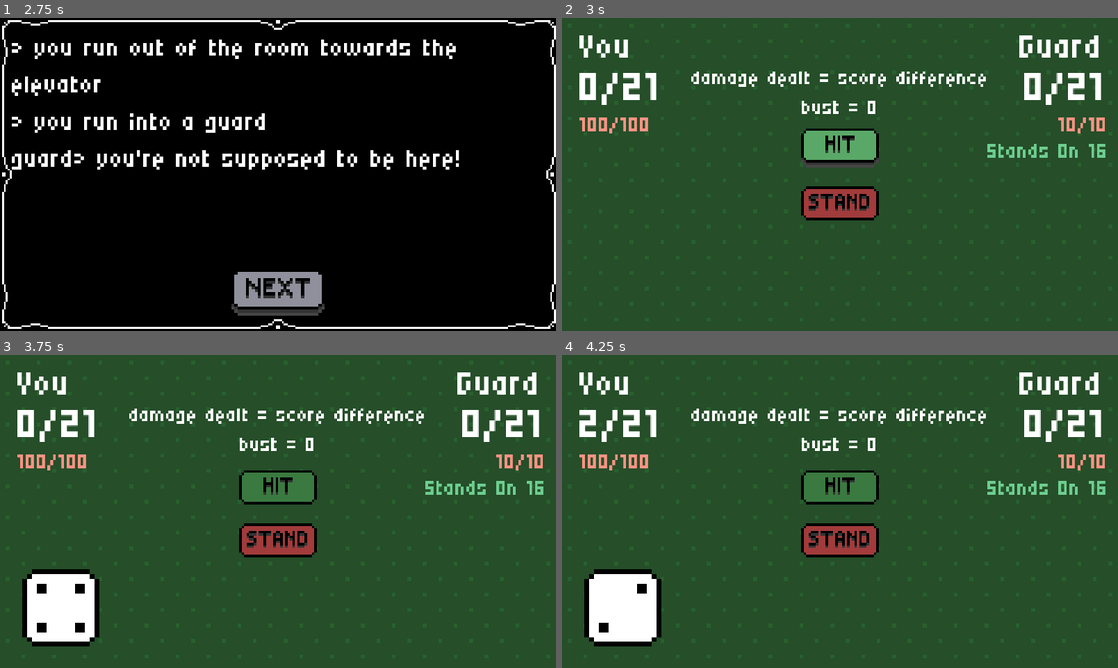
Above: before the commit, frames 1-4 (two rows, left to right).
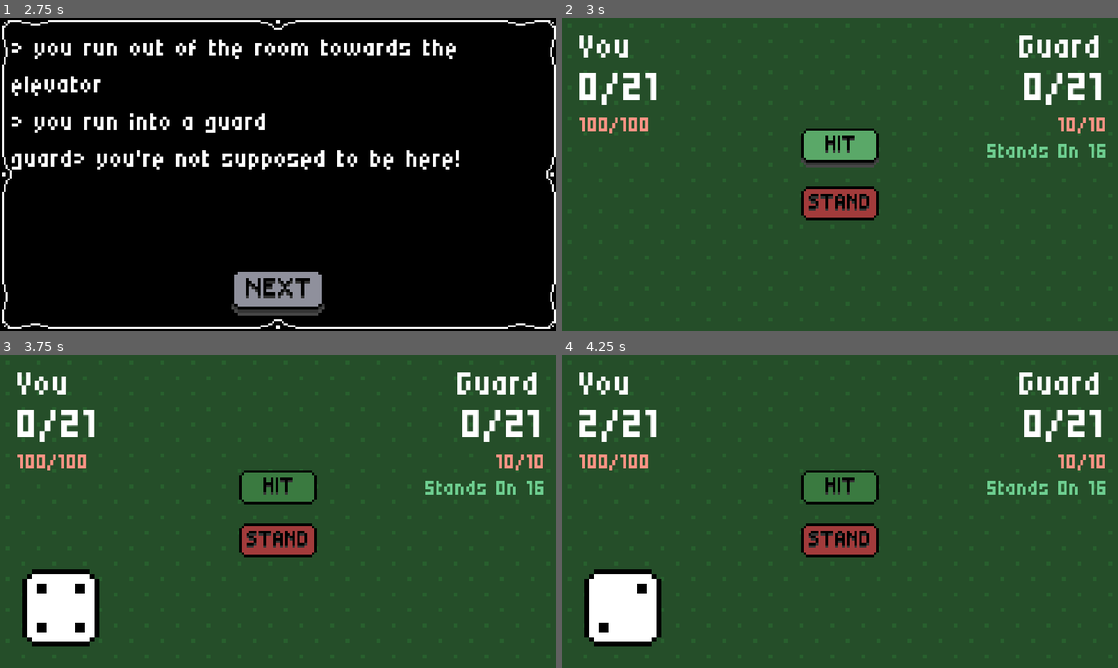
Above: after the commit, the same moments.

Repository: rkvmar/gambling
Game: Godot game, scene res://shop.tscn
Same seed, same stepped clock (60 frames per second), same inputs: the game is played once before the commit and once after it. This scene is started directly instead of the project's main scene.
Inputs (mouse positions are in pixels of both pictures, inside the frame that each line leads up to):
- Up to frame 1 (2.75 s): click (511, 302) at 0.5 s; click (278, 293) at 1.25 s; click (278, 293) at 2 s
- Up to frame 2 (3 s): click (840, 293) at 2.75 s
- Up to frame 3 (3.75 s): click (278, 486) at 3.5 s
- Up to frame 4 (4.25 s): no input

Frame 1 is identical in both runs. In frame 2, 1.1% of the frame differs, in the area x 23-77%, y 17-31%; in frame 3, 1.1%; in frame 4, 1.1%.

Commit message:
fix jank

Diff:
--- a/game.gd
+++ b/game.gd
@@ -22,6 +22,10 @@
 	Global.playerStand = false
 	Global.stopRoll = false
 	Global.resetting = false
+	if(Global.level	== 0):
+		instructions.visible = true
+	else:
+		instructions.visible = false
 
 
 
--- a/global.gd
+++ b/global.gd
@@ -662,7 +662,7 @@
 		["> you take the elevator up", "> you find yourself in rows of cubicles", "> you see somebody playing a game on their computer", "gambler> wait, who are you?", "gambler> i've never seen you before"],
 		["> someone who looks extremely out of place in the office environment walks up to you","???> you seem to be having a lot of fun. can i play too?"],
 		["> there's nothing of note on this floor", "> you get back in the elevator", "> there's a monkey in the elevator"],
-		["> you go back in the elevator", "> someone walks in after you", "> oh! i've been meaning to meet you for so long!"],
+		["> the elevator door opens", "> someone walks in after you", "> oh! i've been meaning to meet you for so long!"],
 		["> someone taps you on the shoulder", "mathemetician> up for a game?"],
 		["> you turn around and see someone looking extremely menacing", "> it smells strongly of steel", "> it glares at you, two red eyes locking into your soul", "noah> you're late", "noah> ..."],
 		["> you go up to the top floor", "> time for some answers", "ceo> you know i'm not going to let you go, right?", "ceo> i'm too strong! i cannot lose!"],
--- a/opponentContainer.gd
+++ b/opponentContainer.gd
@@ -15,6 +15,8 @@
 		Global.addToOpponent = null
 	if(numDice > 14):
 		Global.opponentStand = true
+	if(numDice < 1):
+		Global.opponentStand = false
 
 
 func _on_player_die_container_roll_opponent() -> void:
--- a/playerContainer.gd
+++ b/playerContainer.gd
@@ -60,8 +60,6 @@
 			Global.rollOpponent = true
 		else:
 			Global.isRolling = false
-	if(numDice > 14):
-		Global.playerStand = true
 
 func addDie(value) -> void:
 	Global.isRolling = true
